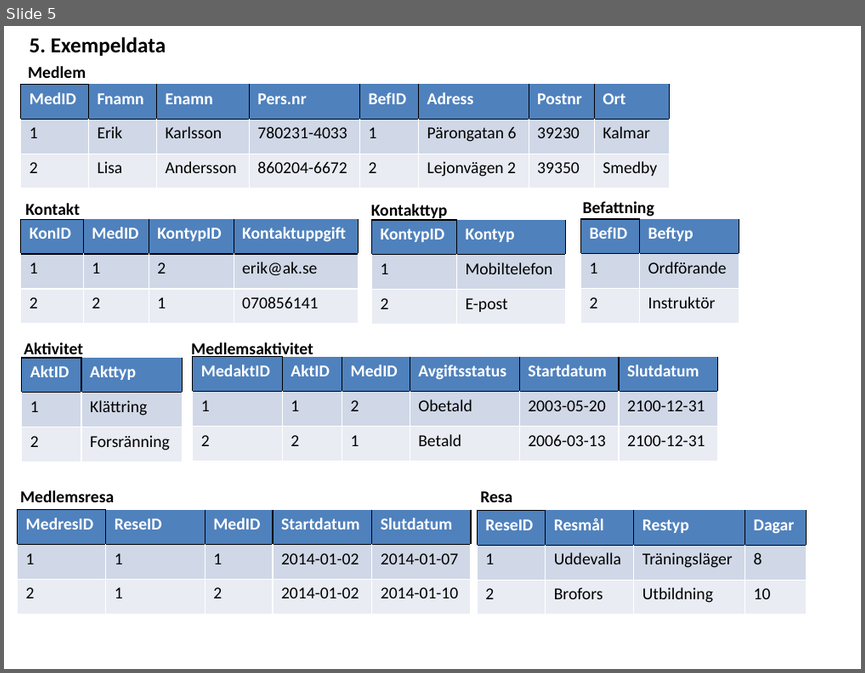
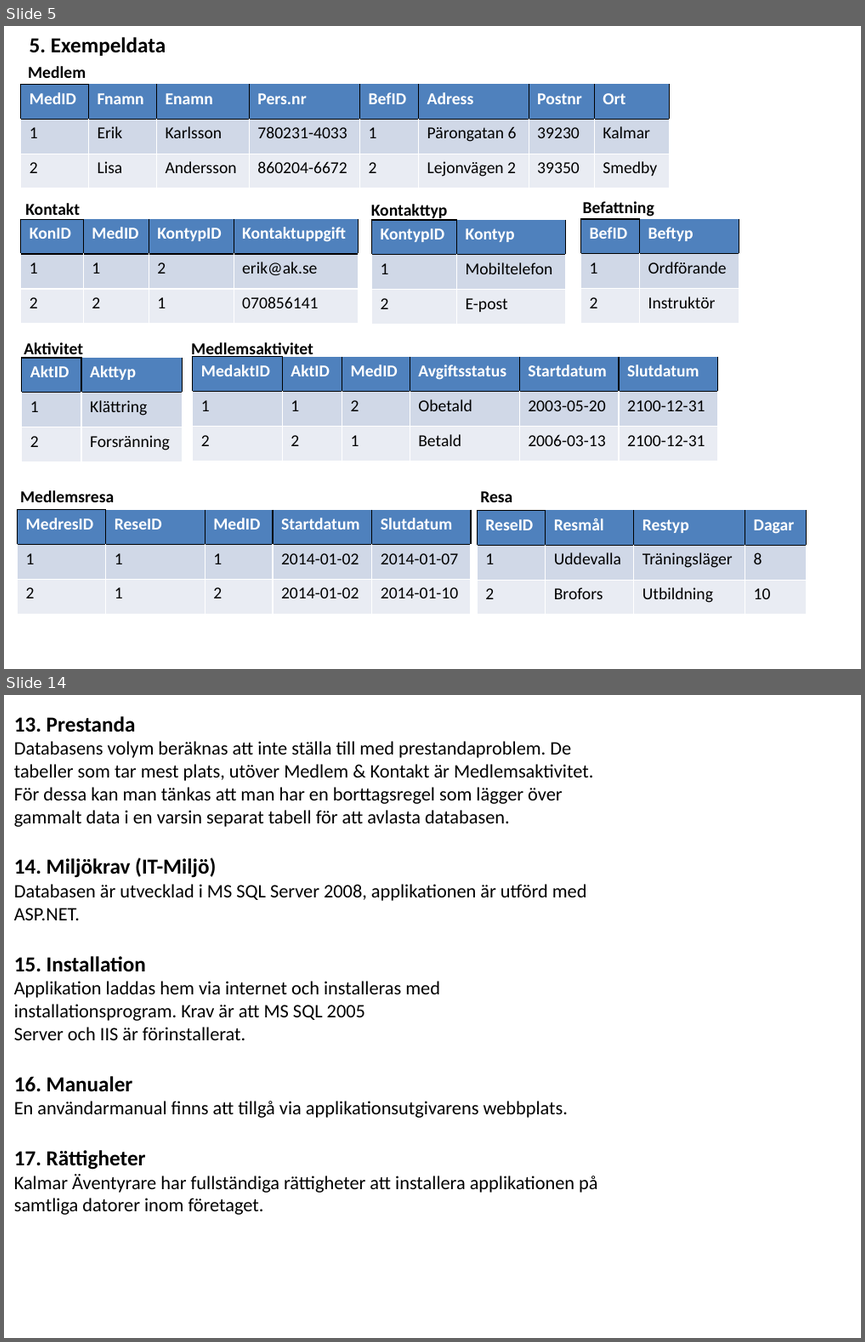
Before and after one commit to ed222an/Databasteknik, a slide deck: Projekt/AKS Slutlig.pptx. Shown one above the other, each under a label of ours: slide 5 before the commit, slides 5 and 14 after it; the slides between them are not shown. The pictures are 865x673 and 865x1342 pixels, drawn with LibreOffice and Linux fonts; fonts in the diff are those of the drawing. Boxes give left, top, right and bottom in pixels: in the first picture for what was removed or moved away, otherwise in the second. Text is boxed around its words. In the diff, an @@ line names an element or a change of style, - is before the commit and + after.

```diff
--- a/Projekt/AKS Slutlig.pptx
+++ b/Projekt/AKS Slutlig.pptx
@@ slide 14 added at box(4, 695, 861, 1338), background #FFFFFF @@
@@ text added at box(14, 716, 597, 1214), 16 pt, text #000000 @@
+13. Prestanda
+Databasens volym beräknas att inte ställa till med prestandaproblem. De tabeller som tar mest plats, utöver Medlem & Kontakt är Medlemsaktivitet. För dessa kan man tänkas att man har en borttagsregel som lägger över gammalt data i en varsin separat tabell för att avlasta databasen.
+14. Miljökrav (IT-Miljö)
+Databasen är utvecklad i MS SQL Server 2008, applikationen är utförd med ASP.NET.
+15. Installation
+Applikation laddas hem via internet och installeras med installationsprogram. Krav är att MS SQL 2005
+Server och IIS är förinstallerat.
+16. Manualer
+En användarmanual finns att tillgå via applikationsutgivarens webbplats.
+17. Rättigheter
+Kalmar Äventyrare har fullständiga rättigheter att installera applikationen på samtliga datorer inom företaget.
```
Also in this commit, not shown: 2 slides changed, 8 other slides added, 2 other files.
